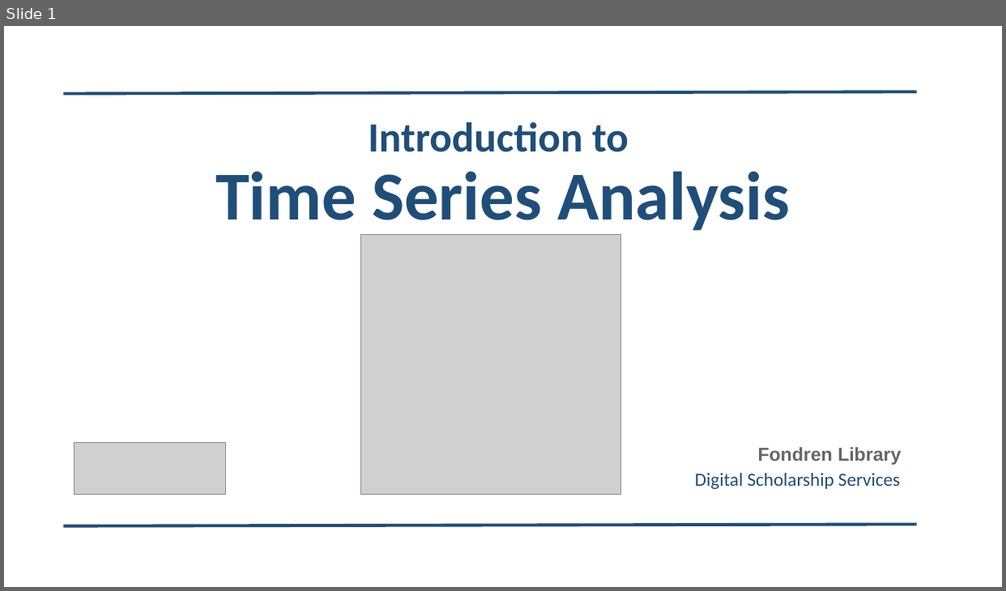
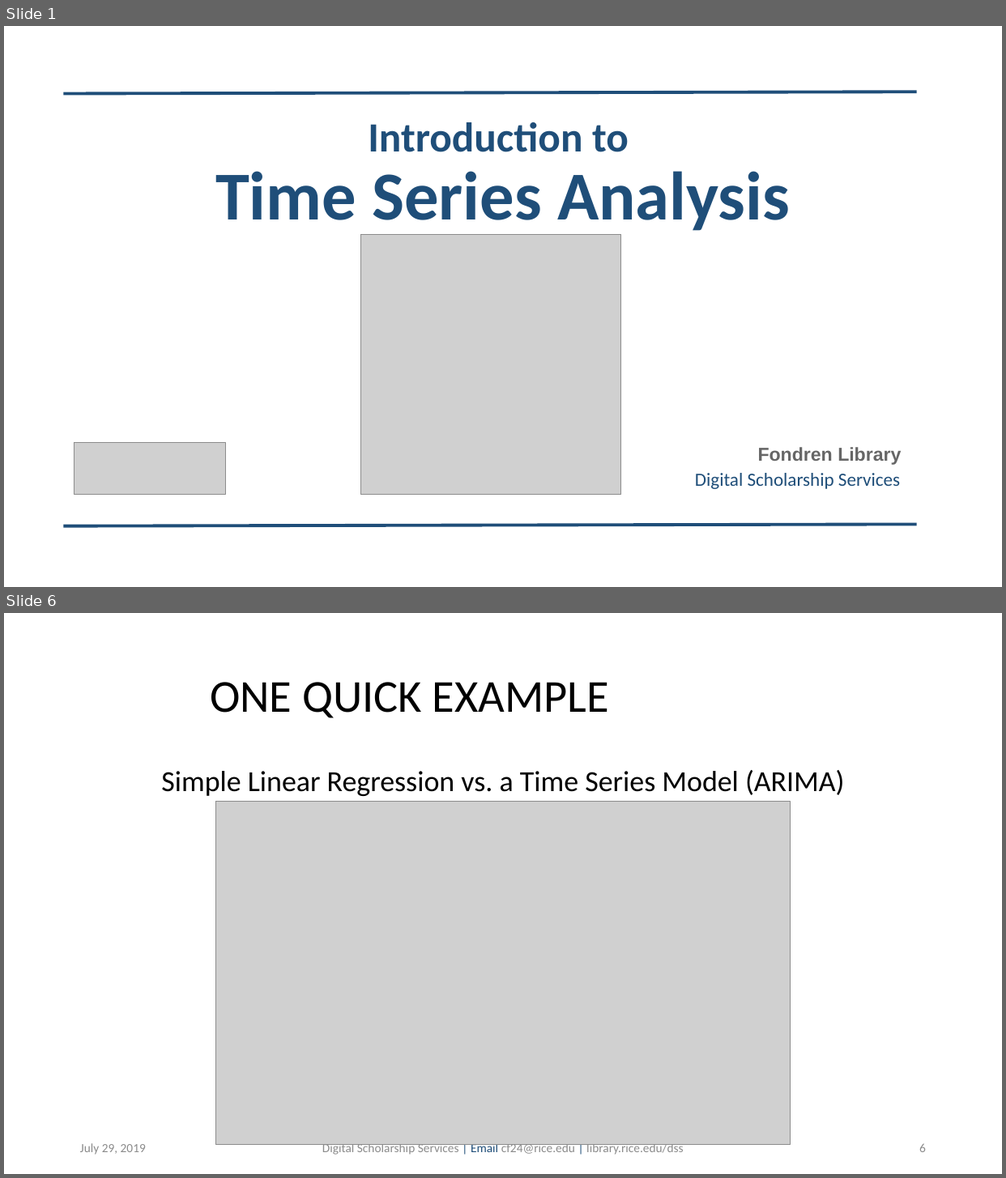
Before and after one commit to bakitybacon/rice-data-and-donuts, a slide deck: tsa/Introduction to Time Series Analysis.pptx. Shown one above the other, each under a label of ours: slide 1 before the commit, slides 1 and 6 after it; the slides between them are not shown. The pictures are 1006x591 and 1006x1178 pixels, drawn with LibreOffice and Linux fonts; fonts in the diff are those of the drawing; grey boxes stand for pictures; background and template pictures are left out. Boxes give left, top, right and bottom in pixels: in the first picture for what was removed or moved away, otherwise in the second. Text is boxed around its words. In the diff, an @@ line names an element or a change of style, - is before the commit and + after.

Commit message:
add images

```diff
--- a/tsa/Introduction to Time Series Analysis.pptx
+++ b/tsa/Introduction to Time Series Analysis.pptx
@@ slide 6 added at box(4, 613, 1002, 1174), background #FFFFFF @@
@@ title added at box(210, 682, 609, 718), 44 pt, text #000000 @@
+ONE QUICK EXAMPLE
@@ text added at box(161, 770, 844, 796), 28 pt, text #000000 @@
+Simple Linear Regression vs. a Time Series Model (ARIMA)
@@ picture added at box(216, 802, 790, 1144) @@
@@ text added at box(80, 1144, 146, 1155), 12 pt, text #8C8C8C @@
+July 29, 2019
@@ text added at box(322, 1142, 683, 1155), 12 pt, text #8C8C8C @@
+Digital Scholarship Services | Email cf24@rice.edu | library.rice.edu/dss
@@ page number added at box(919, 1144, 926, 1152), 12 pt, text #8C8C8C @@
+6
```
Also in this commit, not shown: 20 slides changed.
